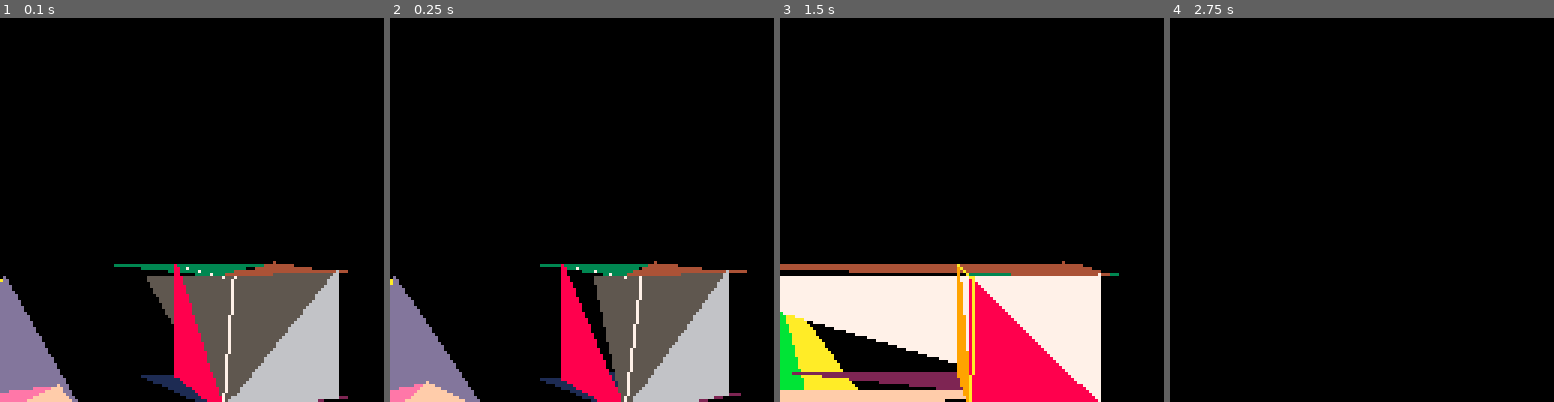
Above: before the commit, frames 1-4 (left to right).
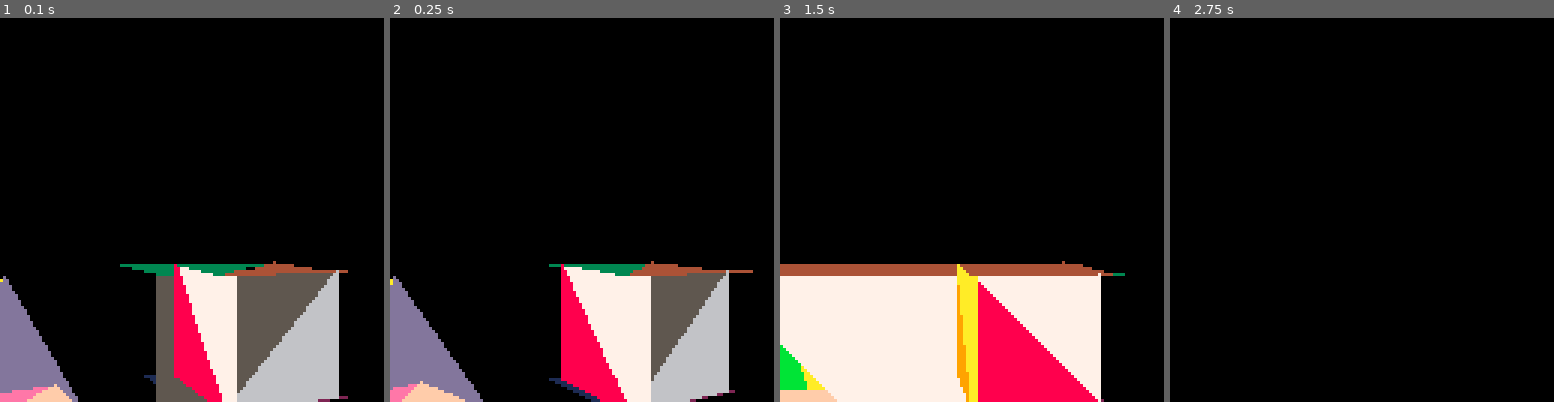
Above: after the commit, the same moments.

Repository: ajbowen249/pico83D
Game: PICO-8 cartridge t2.p8
The game is run twice, just before and just after one commit, with the same random seed, the same clock (stepped at 60 frames per second) and the same inputs.
Inputs:
- Up to frame 1 (0.1 s): no input
- Up to frame 2 (0.25 s): no input
- Up to frame 3 (1.5 s): tap X (X key) at 0.33, 1.07 s; tap O (Z key) at 0.7 s
- Up to frame 4 (2.75 s): hold Right 1.6-2.1 s; tap O (Z key) at 1.7, 2.1, 2.5 s; tap X (X key) at 1.85 s; hold Up 2.15-2.42 s; hold Right from 2.47 s (still down)

The runs differ from the first frame. In frame 1, 4.7% of the frame differs, in the area x 2-86%, y 64-100%; in frame 2, 5.4%; in frame 3, 8.5%, in the area x 0-90%, y 64-100%; in frame 4, nothing differs.

Commit message:
rework rasterization to maintain one "main" edge for the whole draw

Diff:
--- a/t2.p8
+++ b/t2.p8
@@ -219,35 +219,35 @@
     line(v3[1],v3[2],v1[1],v1[2],col)
 end
 
-function draw_span( leftX, rightX, row, color )
-    if rightX <= leftX then
-        -- extreme slopes can make these pass eachother
-        -- when stepping on discrete Ys
-        rightX = leftX
-    end
-    line( flr( leftX ), row, flr( rightX ), row, color )
-end
-
-function draw_spans( leftX, rightX, startY, endY, leftStepX, rigtStepX, color )
+function draw_span( mainX, offX, row, color )
+    if offX < mainX then
+        -- "Main" and "off" lose their meaning here if we
+        -- need to swap. Oh, well.
+        local temp = offX
+        offX = mainX
+        mainX = temp
+    end
+    line( flr( mainX ), row, flr( offX ), row, color )
+end
+
+function draw_spans( mainX, offX, startY, endY, mainStepX, offStepX, color )
     assert( endY >= startY )
     for row = flr( startY ), flr( endY ) do
         if row >= screenHeight then
             break
         end
         if row >= 0 then
-            draw_span( leftX, rightX, row, color )
+            draw_span( mainX, offX, row, color )
         end
-        leftX += leftStepX
-        rightX += rigtStepX
-    end
-
-    return leftX, rightX
+        mainX += mainStepX
+        offX += offStepX
+    end
+
+    return mainX, offX
 end
 
 function draw_triangle( face, v1, v2, v3 )
-
     -- For convenience, store the vertex components in nicer names.
-
     v1.x = v1[ 1 ]
     v1.y = v1[ 2 ]
     v1.z = v1[ 3 ]
@@ -258,104 +258,57 @@
     v3.y = v3[ 2 ]
     v3.z = v3[ 3 ]
 
+    local color=face[4] -- TODO Textures
+
     -- Find the topmost vertex. "Topmost" means highest Y in clip space.
-
     local topmost = v1.y < v2.y and v1 or v2
     topmost = topmost.y < v3.y and topmost or v3
 
-    -- Given this topmost, identify the two "limbs" to either side. Initially "left" and "right" are speculative.
-
-    local leftmost = topmost == v1 and v2 or v1
-    local rigtmost = topmost == v1 and v3 or ( topmost == v2 and v3 or v2 )
-
-    -- Ensure that leftmost and rigtmost are actually in the right order.
-
-    if leftmost.x > rigtmost.x then
-        local temp = leftmost
-        leftmost = rigtmost
-        rigtmost = temp
-    end
-
-    -- If there was a tie for top and a limb, make sure the limbs are actually left/right of top
-    if leftmost.y == topmost.y and topmost.x < leftmost.x then
-        local temp = leftmost
-        leftmost = topmost
-        topmost = temp
-    end
-
-    if rigtmost.y == topmost.y and topmost.x > rigtmost.x then
-        local temp = rigtmost
-        rigtmost = topmost
-        topmost = temp
-    end
-
-    assert( rigtmost.x >= leftmost.x )
-
-    -- Lastly, find the bottommost vertex
-
-    local bottommost = leftmost.y > rigtmost.y and leftmost or rigtmost
-
-    -- We now have a graph of sorts from the top vertex to the bottom vertex via the left and right vertices.
-    -- Calculate the major "stepping" values, and handle any degenerate cases.
-
-    local leftStepX = 0
-    local rigtStepX = 0
-
-    local leftDeltaY = leftmost.y - topmost.y
-    local rigtDeltaY = rigtmost.y - topmost.y
-    local leftX = -1
-    local rightX = -1
-    local color=face[4] -- TODO Textures
-    local topLimb = leftmost.y < rigtmost.y and leftmost or rigtmost
-    local targetY = topLimb.y
-
-    local drewTop=false
-
-    if leftDeltaY > 0 and rigtDeltaY > 0 then
-        leftStepX = ( leftmost.x - topmost.x ) / leftDeltaY
-        rigtStepX = ( rigtmost.x - topmost.x ) / rigtDeltaY
-
-        -- Fill from the top to the higher of left or right.
-        leftX, rightX = draw_spans( topmost.x, topmost.x, topmost.y, targetY, leftStepX, rigtStepX, color )
-        drewTop=true
-    elseif leftDeltaY <= 0 and rigtDeltaY <= 0 then
-        --TODO: It's a straight line
+    -- Find the bottommost vertex. "Bottommost" means lowest Y in clip space.
+    local bottommost = v1.y > v2.y and v1 or v2
+    bottommost = bottommost.y > v3.y and bottommost or v3
+
+    if topmost.y == bottommost.y then
+        -- todo: It's a horizontal line
         return
     end
 
-    -- Fill from this Y value downward to the next limb.
-    if topLimb == leftmost then
-        local leftDeltaY = bottommost.y - leftmost.y
-
-        if leftDeltaY <= 0 then
-            -- There's no way for a triangle to have a flat top
-            -- AND a flat bottom
-            assert(drewTop)
-            return
-        end
-
-        leftStepX = ( bottommost.x - leftX ) / leftDeltaY
+    -- "Midpoint" is a slight misnomer, as it is not centered and may even be
+    -- level with the top or bottom points.
+    local midpoint = v1
+    if midpoint == topmost or midpoint == bottommost then
+        midpoint = v2
+    end
+    if midpoint == topmost or midpoint == bottommost then
+        midpoint = v3
+    end
+
+    assert(topmost != bottommost)
+    assert(topmost != midpoint)
+    assert(bottommost != midpoint)
+
+    -- Traverse from topmost to bottommost
+    -- "Main" in this context means, "Along or related to the edge with the biggest range."
+    local mainStepX = (bottommost.x - topmost.x) / (bottommost.y - topmost.y)
+    local mainX = topmost.x
+
+    -- "Off" in the context means, "Along the edge from a main vertex to the mid vertex."
+    local offX = topmost.x
+
+    -- "Midpoint" may actually be at our same Y. If it is, skip the top "half"
+    if midpoint.y > topmost.y then
+        local offStepX = (midpoint.x - topmost.x) / (midpoint.y - topmost.y)
+        mainX, offX = draw_spans(mainX, offX, topmost.y, midpoint.y, mainStepX, offStepX, color)
     else
-        local rigtDeltaY = bottommost.y - rigtmost.y
-
-        if rigtDeltaY <= 0 then
-            -- There's no way for a triangle to have a flat top
-            -- AND a flat bottom
-            assert(drewTop)
-            return
-        end
-
-        rigtStepX = ( bottommost.x - rightX ) / rigtDeltaY
-    end
-
-    if not drewTop then
-        leftX = leftmost.x < topmost.x and leftmost.x or topmost.x
-        rightX = rigtmost.x > topmost.x and rigtmost.x or topmost.x
-    end
-
-    --assert( leftX <= rightX )
-    draw_spans( leftX, rightX, targetY, bottommost.y, leftStepX, rigtStepX, color )
-
+        -- If the top is flat, jump X over to the "mid" x.
+        offX = midpoint.x
+    end
+
+    -- Now draw the bottom "half" if applicable
+    if bottommost.y > midpoint.y then
+        local offStepX = (bottommost.x - midpoint.x) / (bottommost.y - midpoint.y)
+        draw_spans(mainX, offX, midpoint.y, bottommost.y, mainStepX, offStepX, color)
+    end
 end
 
 function draw3D()
@@ -437,7 +390,7 @@
             {1,2,6, 8}, --
             {2,3,7, 9}, --back
             {7,6,2,10}, --
-            {3,4,8,12}, --right
+            {3,4,8,11}, --right
             {8,7,3,12}, --
         },
         normals={
@@ -516,14 +469,13 @@
     cls()
     draw3D()
 end
-draw3D()
 
 --testface = {0,0,0,12}
---tv1 = {0,30,0}
---tv2 = {30,30,0}
---tv3 = {30,60,0}
+--tv1 = {0,60,0}
+--tv2 = {30,60,0}
+--tv3 = {30,30,0}
 --cls()
---draw_triangle(testface,tv2,tv3,tv1)
+--draw_triangle(testface,tv1,tv2,tv3)
 
 __gfx__
 ccc11111000000000000000000000000000000000000000000000000000000000000000000000000000000000000000000000000000000000000000000000000
